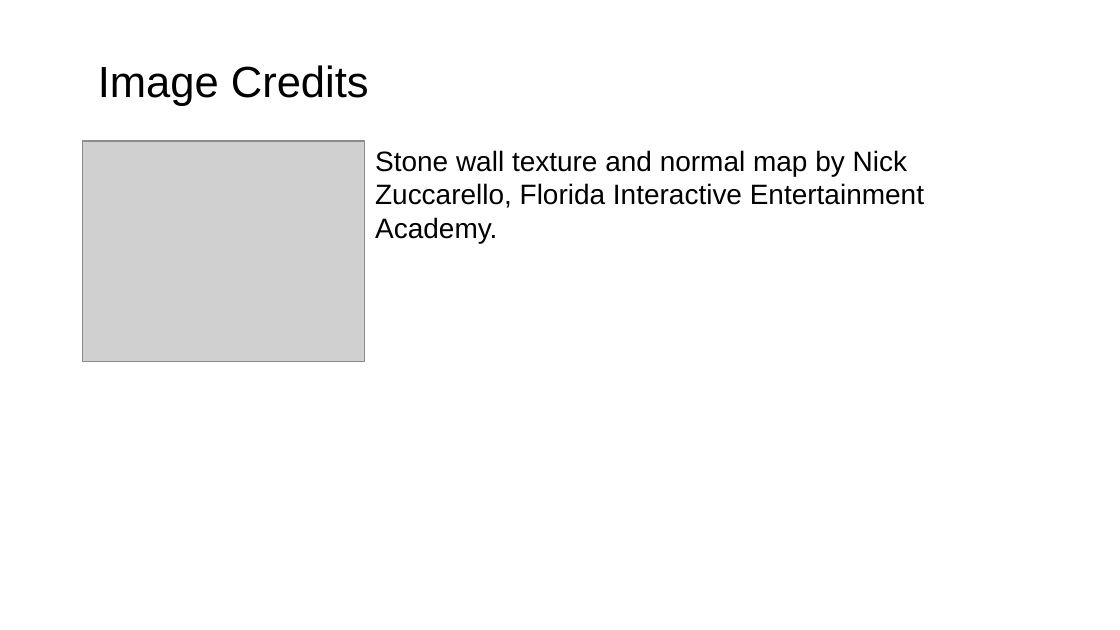
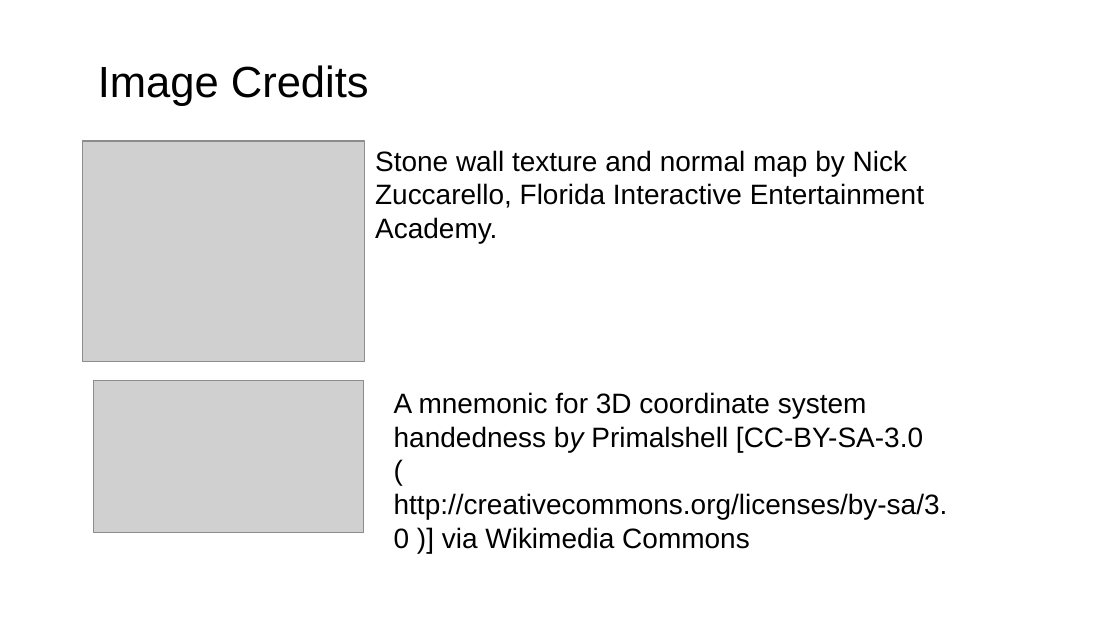
Before and after one commit to rkskov/opengl-essentials-livelessons, a slide deck: slide 4 of ImageCredits.pptx. Drawn at 1120x630 pixels with LibreOffice and Linux fonts; fonts in the diff are those of the drawing; grey boxes stand for pictures; background and template pictures are left out. Boxes give left, top, right and bottom in pixels: in the first picture for what was removed or moved away, otherwise in the second. Text is boxed around its words. In the diff, an @@ line names an element or a change of style, - is before the commit and + after.

```diff
--- a/ImageCredits.pptx
+++ b/ImageCredits.pptx
@@ picture added at (x1=93, y1=381, x2=364, y2=533) @@
@@ text added at (x1=394, y1=392, x2=948, y2=549), 18 pt, text #000000 @@
+A mnemonic for 3D coordinate system handedness by Primalshell [CC-BY-SA-3.0
+( http://creativecommons.org/licenses/by-sa/3.0 )] via Wikimedia Commons
```
Also in this commit, not shown: 1 slide added, 8 other files.
